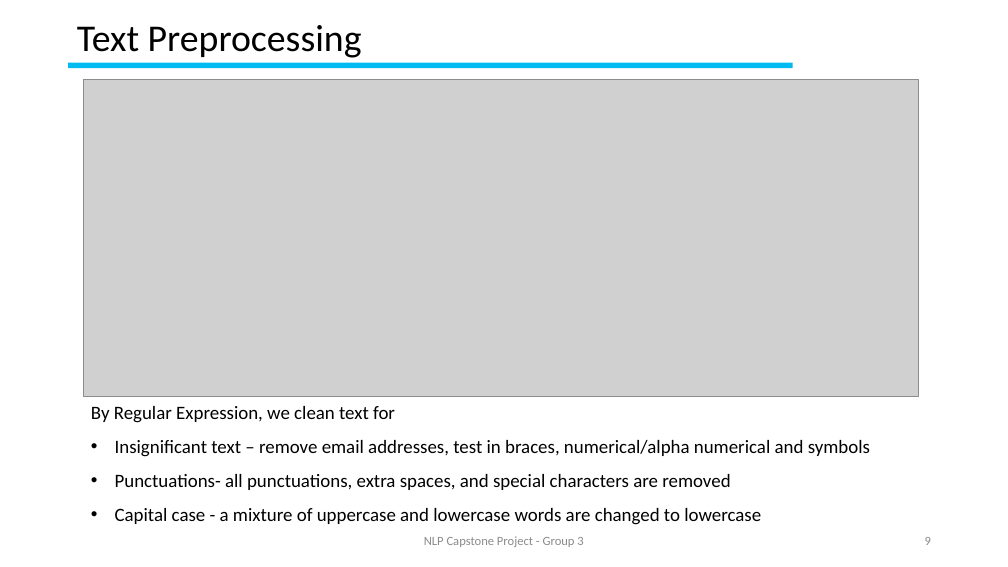
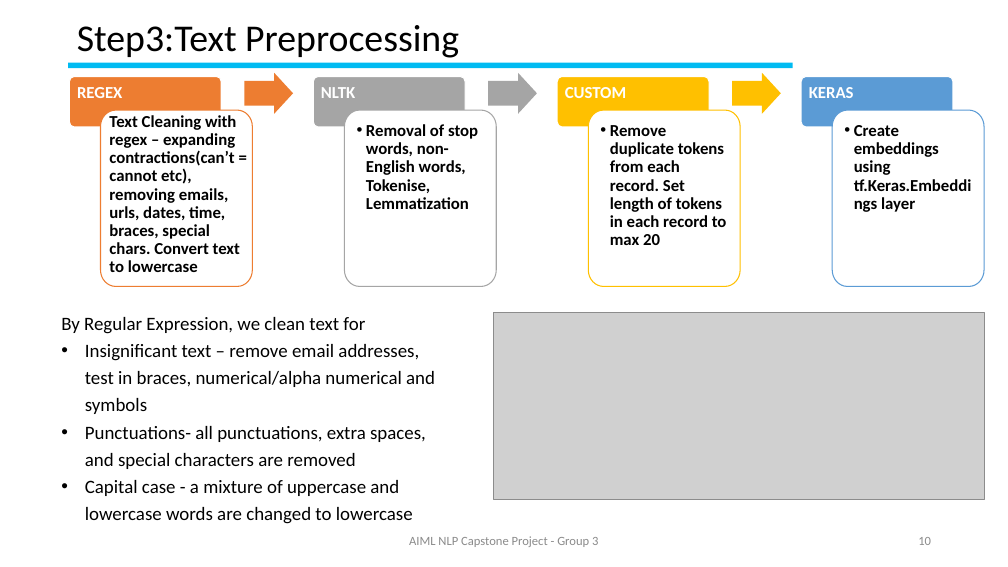
Before and after one commit to GLNLPGroup3/Capstone, a slide deck: slide 10 of Natural Language Processing (NLP) Application Capstone.pptx (slide 9 before the commit). Drawn at 1008x567 pixels with LibreOffice and Linux fonts; fonts in the diff are those of the drawing; grey boxes stand for pictures; background and template pictures are left out. Boxes give left, top, right and bottom in pixels: in the first picture for what was removed or moved away, otherwise in the second. Text is boxed around its words. In the diff, an @@ line names an element or a change of style, - is before the commit and + after.

```diff
--- a/Natural Language Processing (NLP) Application Capstone.pptx
+++ b/Natural Language Processing (NLP) Application Capstone.pptx
@@ title at <box>77,25,459,58</box>: text changed @@
-Text Preprocessing
+Step3:Text Preprocessing
@@ picture removed at <box>84,79,919,396</box> @@
@@ group added at <box>70,73,985,287</box>: 11 freeform shapes @@
+REGEX
+  Text Cleaning with regex – expanding contractions(can’t = cannot etc), removing emails, urls, dates, time, braces, special chars. Convert text to lowercase
+NLTK
+  • Removal of stop words, non-English words, Tokenise, Lemmatization
+CUSTOM
+  • Remove duplicate tokens from each record. Set length of tokens in each record to max 20
+KERAS
+  • Create embeddings using tf.Keras.Embeddings layer
@@ text "By Regular Expression, we clean ...": place and size @@
-text "By Regular Expression, we clean ..." at <box>91,406,870,525</box>
+text "By Regular Expression, we clean ..." at <box>61,317,435,524</box>
@@ text "By Regular Expression, we clean ..." at <box>61,317,435,524</box>: line spacing 1.5 to 1.2 @@
@@ picture added at <box>494,313,985,500</box> @@
@@ text at <box>409,536,598,547</box>: text changed @@
-NLP Capstone Project - Group 3
+AIML NLP Capstone Project - Group 3
@@ page number at <box>918,537,931,545</box>: text changed @@
-9
+10
```
Also in this commit, not shown: 9 other slides changed, 18 slides added.
